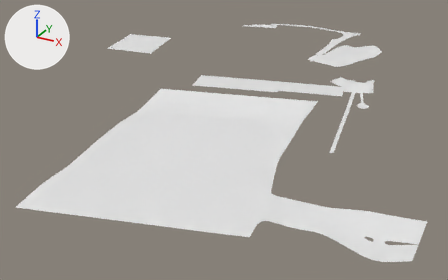
Two versions of the Blender file Assets/GameAssets/Blender/school_floormesh.blend, one commit apart.
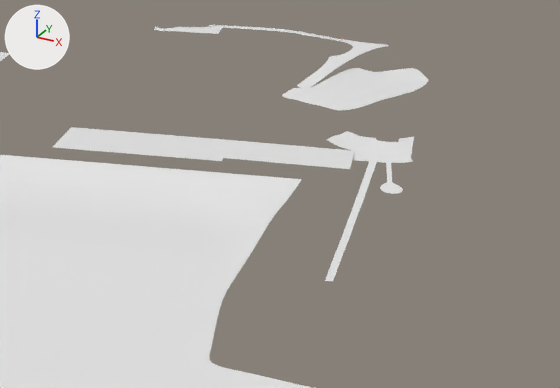
There are two pictures of each version: one whole from a 50 mm camera at (151.0, -381.0, 119.0) aimed at (-13.0, -83.0, -29.0), one close up on the part from 37% to 100% of the width and 4% to 74% of the height. Every picture has the same lights, and +X, +Y and +Z are marked at upper left.
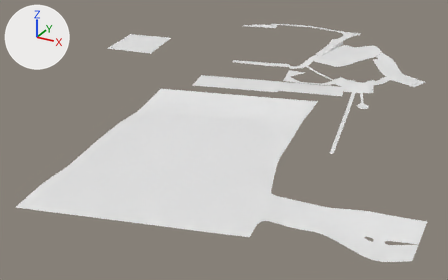
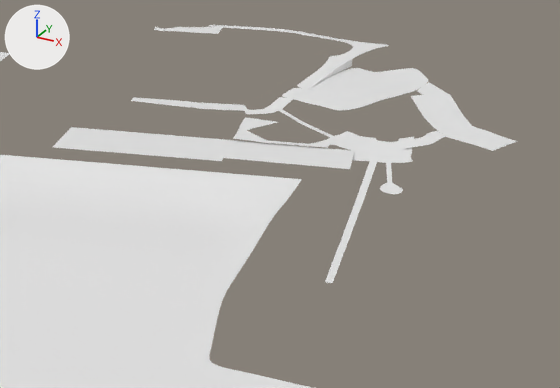
Boxes (x1, y1, x2, y2) around the edits, measured in the close-ups (560 x 388 px):
'Plane.006', added
    after: (411, 82, 517, 151)
'Plane.007', moved
    before: (325, 160, 377, 282)
    after: (325, 161, 377, 283)
'Plane.011', added
    after: (131, 97, 293, 114)
'Plane.012', added
    after: (233, 117, 336, 148)
'Plane.010', added
    after: (394, 131, 445, 150)
'Plane.008', moved
    both: (380, 162, 403, 194)
'Cube', added
    after: (308, 59, 352, 90)
'Plane.013', added
    after: (278, 109, 333, 137)

The change, as a list of edits to the scene's bpy script:
```text
Add me_plane_016:
    me_plane_016.from_pydata([(0.266, -0.101, -0.051), (0.273, -0.055, -0.052), (-0.224, 0.171, -0.007), (-0.212, 0.212, -0.003), (-0.169, 0.14, -0.011), (-0.155, 0.18, -0.012), (-0.014, 0.054, -0.035), (0.002, 0.094, -0.036)], [], [(4, 5, 3, 2), (6, 7, 5, 4), (0, 1, 7, 6)])
    me_plane_016.polygons.foreach_set('use_smooth', [True] * 3)
Add me_plane_013:
    me_plane_013.from_pydata(...)  # 18 vertices, 8 faces; spans x -0.13..0.576, y -0.36..0.071, z 0.0..0.015
Add me_plane_011:
    me_plane_011.from_pydata(...)  # 22 vertices, 10 faces; spans x -11.61..0.77, y -4.21..1.73, z -6.41..-5.97
    me_plane_011.polygons.foreach_set('use_smooth', [True] * 10)
Add me_plane_006:
    me_plane_006.from_pydata(...)  # 20 vertices, 9 faces; spans x -1.3..7.3, y -8.68..2.52, z -1.81..-0.98
    me_plane_006.polygons.foreach_set('use_smooth', [True] * 9)
Add me_plane_010:
    me_plane_010.from_pydata(...)  # 20 vertices, 9 faces; spans x -0.2..0.09, y -0.176..0.225, z -0.201..-0.163
    me_plane_010.polygons.foreach_set('use_smooth', [True] * 9)
Add me_cube:
    me_cube.from_pydata(...)  # 48 vertices, 46 faces; spans x 8.1..11.9, y -9.5..26.1, z -1.5..1.7
    me_cube.polygons.foreach_set('use_smooth', [True] * 46)
Change ob_plane_007:
    ob_plane_007.location: (60.7, -86.0, 4.8) -> (60.7, -86.0, 4.4)
Change ob_plane_008:
    ob_plane_008.location: (54.3, -37.0, 4.8) -> (54.3, -37.0, 4.7)
Add ob_plane_013:
    ob_plane_013 = bpy.data.objects.new('Plane.013', me_plane_016)
    ob_plane_013.location = (16.4, -12.5, -2.2)
    ob_plane_013.scale = (47.8, 47.8, 47.8)
Add ob_plane_012:
    ob_plane_012 = bpy.data.objects.new('Plane.012', me_plane_013)
    ob_plane_012.location = (4.1, -15.4, -4.8)
    ob_plane_012.scale = (51.6, 51.6, 51.6)
Add ob_plane_011:
    ob_plane_011 = bpy.data.objects.new('Plane.011', me_plane_011)
    ob_plane_011.location = (4.1, -0.6, 23.8)
    ob_plane_011.scale = (4.15, 4.15, 4.15)
Add ob_plane_006:
    ob_plane_006 = bpy.data.objects.new('Plane.006', me_plane_006)
    ob_plane_006.location = (48.1, 33.8, 4.7)
    ob_plane_006.scale = (4.78, 4.78, 4.78)
Add ob_plane_010:
    ob_plane_010 = bpy.data.objects.new('Plane.010', me_plane_010)
    ob_plane_010.location = (57.6, -9.1, 4.6)
    ob_plane_010.scale = (47.5, 47.5, 47.5)
Add ob_cube:
    ob_cube = bpy.data.objects.new('Cube', me_cube)
    ob_cube.location = (0.0, 26.9, 1.1)
```
